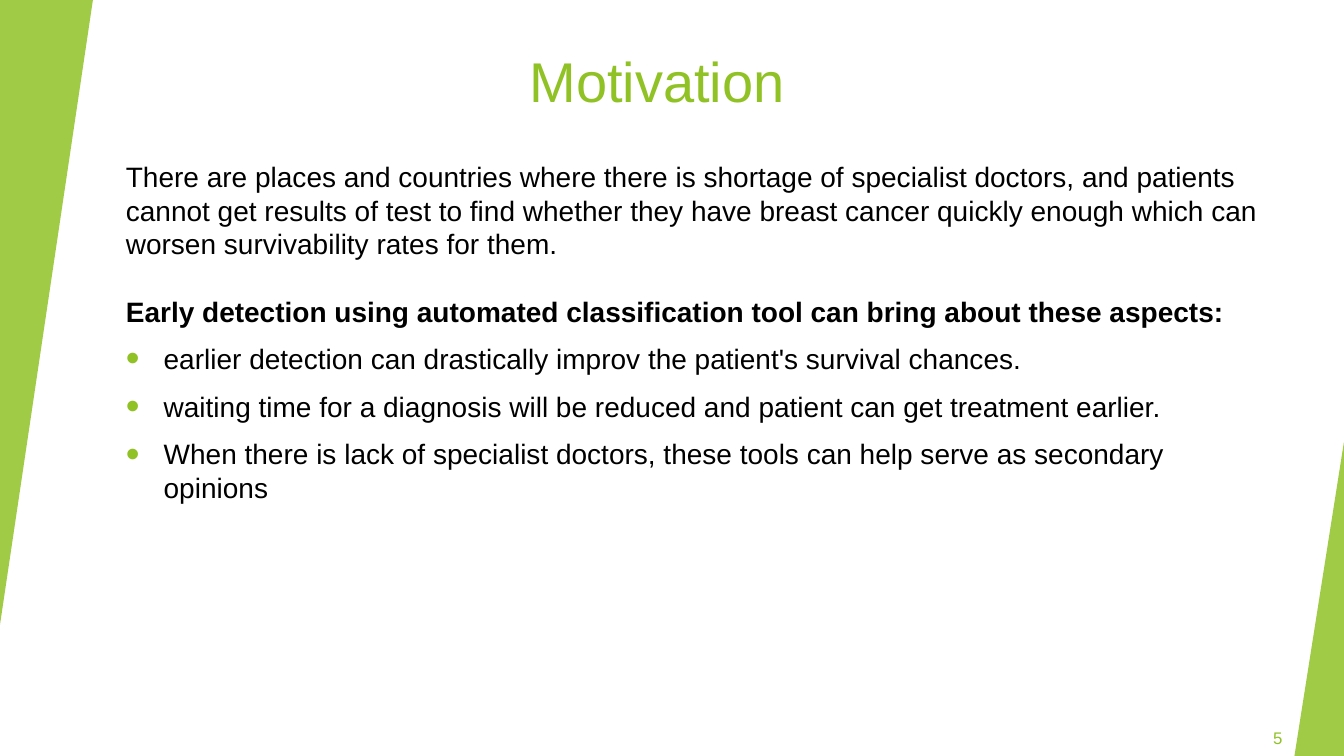
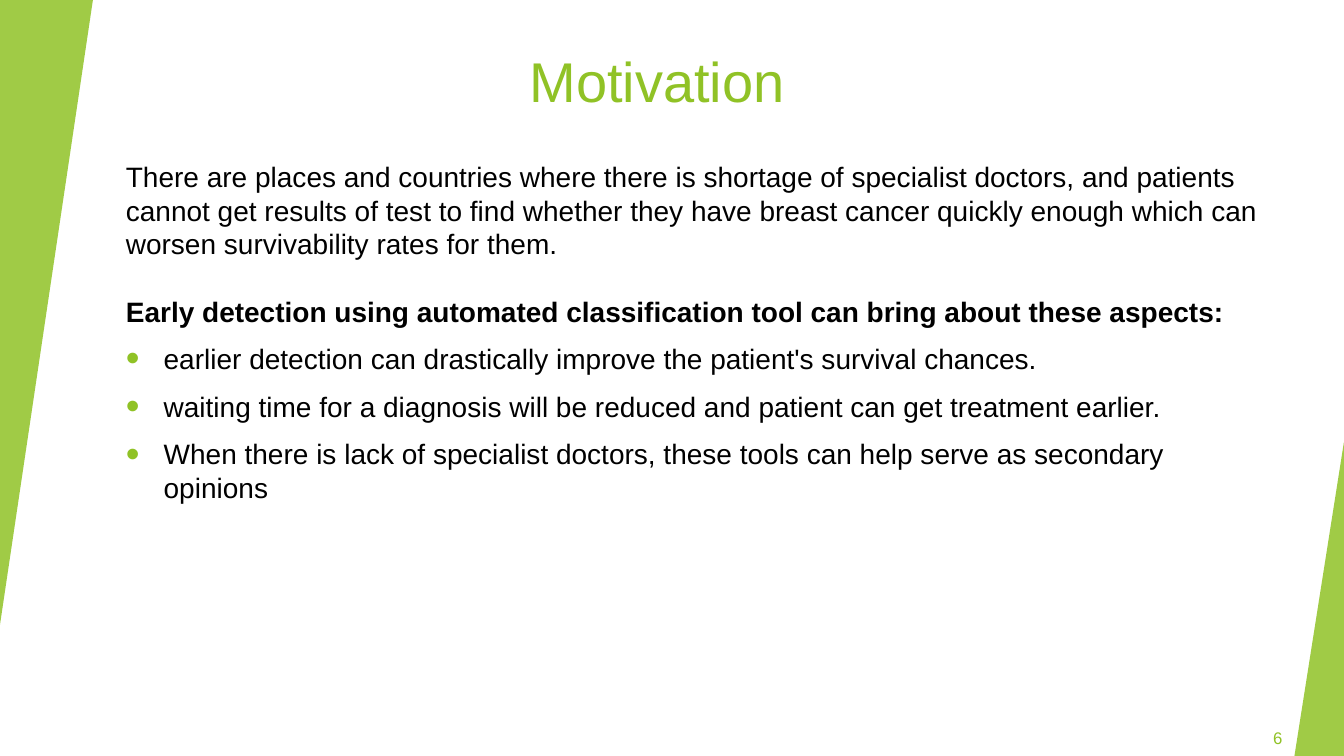
Before and after one commit to Shenhav26/Final_project, a slide deck: slide 6 of capstone project phase A.pptx (slide 5 before the commit). Drawn at 1344x756 pixels with LibreOffice and Linux fonts; fonts in the diff are those of the drawing. Boxes give left, top, right and bottom in pixels: in the first picture for what was removed or moved away, otherwise in the second. Text is boxed around its words. In the diff, an @@ line names an element or a change of style, - is before the commit and + after.

```diff
--- a/capstone project phase A.pptx
+++ b/capstone project phase A.pptx
@@ text at (164, 348, 1036, 374): text changed @@
-• earlier detection can drastically improv the patient's survival chances.
+• earlier detection can drastically improve the patient's survival chances.
@@ page number at (1273, 732, 1282, 744): text changed @@
-5
+6
```
Also in this commit, not shown: 11 other slides changed, 3 slides added.
